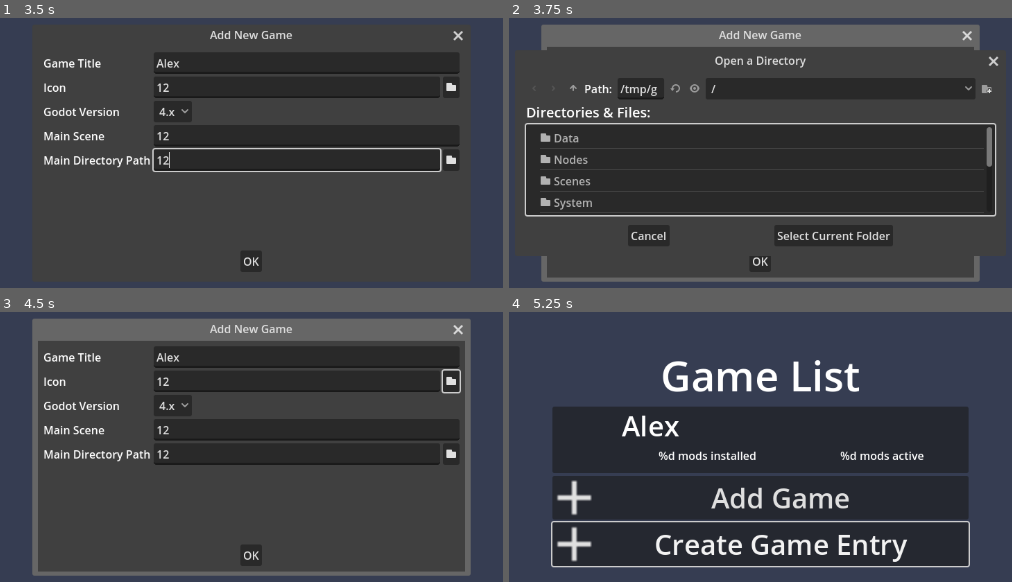
Above: before the commit, frames 1-4 (two rows, left to right).
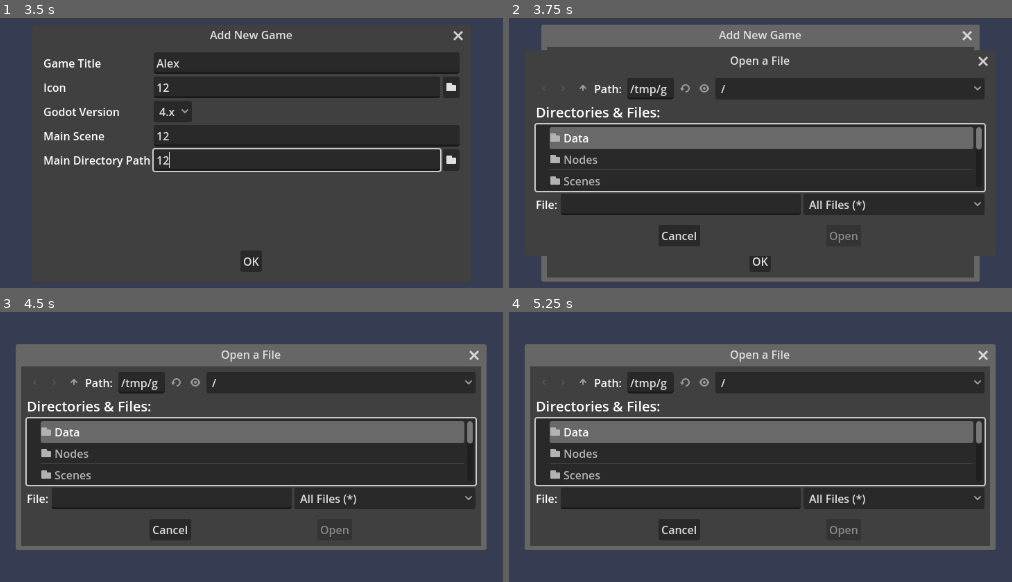
Above: after the commit, the same moments.

Repository: KoBeWi/Godot-Universal-Mod-Manager
Game: Godot game, scene res://Scenes/Main.tscn
The game is run twice, just before and just after one commit, with the same random seed, the same clock (stepped at 60 frames per second) and the same inputs.
Inputs (mouse positions are in pixels of both pictures, inside the frame that each line leads up to):
- Up to frame 1 (3.5 s): click "Add Game" at 0.5 s; click "Create Game Entry" at 1.25 s; click (306, 63) at 2.02 s; type "Alex" at 2.1 s; click (296, 88) at 2.25 s; type "12" at 2.33 s; click (306, 136) at 2.48 s; type "12" at 2.57 s; click (296, 161) at 2.77 s; type "12" at 2.85 s
- Up to frame 2 (3.75 s): click (961, 88) at 3.5 s
- Up to frame 3 (4.5 s): click "Select Current Folder" (after the commit: "OK") at 4.25 s
- Up to frame 4 (5.25 s): click (760, 555) at 5 s, where only the run before the commit has a clickable "OK"

Frame 1 is identical in both runs. In frame 2, 12% of the frame differs, in the area x 2-98%, y 14-84%; in frame 3, 33%; in frame 4, 48%, in the area x 3-97%, y 11-95%.
Error after the commit: Cannot call method 'resize' on a null value. (res://Scenes/Main.gd:86)

Commit message:
Misc fixes related to paths

Diff:
--- a/Scenes/Main.gd
+++ b/Scenes/Main.gd
@@ -55,22 +55,21 @@
 	$CreateGame.get_ok_button().disabled = not error.is_empty()
 
 func create_pick_icon() -> void:
-	## zbugowane
-	$FileDialog.mode = FileDialog.FILE_MODE_OPEN_FILE
+	$FileDialog.file_mode = FileDialog.FILE_MODE_OPEN_FILE
 	$FileDialog.popup_centered_ratio(0.4)
 
 func create_pick_directory() -> void:
 	directory_mode = DIRECTORY_CREATE_GAME
-	$FileDialog.mode = FileDialog.FILE_MODE_OPEN_DIR
+	$FileDialog.file_mode = FileDialog.FILE_MODE_OPEN_DIR
 	$FileDialog.popup_centered_ratio(0.4)
 
 func on_directory_selected(dir: String) -> void:
 	match directory_mode:
 		DIRECTORY_CREATE_GAME:
-			%CreateDirectory.text = dir
+			set_text(%CreateDirectory, dir)
 
 func on_file_selected(path: String) -> void:
-	%CreateIcon.text = path
+	set_text(%CreateIcon, path)
 
 func create_game_entry() -> void:
 	var entry := preload("res://Data/GameDescriptor.gd").new()
@@ -83,7 +82,9 @@
 	entry.save_data(entry_path)
 
 	if not %CreateIcon.text.is_empty():
-		DirAccess.copy_absolute(%CreateIcon.text, entry_path.path_join("icon." + %CreateIcon.text.get_extension()))
+		var image := Image.load_from_file(%CreateIcon.text)
+		image.resize(80, 80, Image.INTERPOLATE_LANCZOS)
+		image.save_png(entry_path.path_join("icon.png"))
 
 	var entry_data := {entry_path = entry_path, game_path = %CreateDirectory.text}
 	Registry.games.append(entry_data)
@@ -99,3 +100,7 @@
 func open_game(path: String):
 	get_tree().set_meta(&"current_game", path)
 	get_tree().change_scene_to_file("res://Scenes/Game.tscn")
+
+func set_text(edit: LineEdit, text: String):
+	edit.text = text
+	edit.text_changed.emit(text)
--- a/Scenes/Main.tscn
+++ b/Scenes/Main.tscn
@@ -136,7 +136,9 @@
 
 [node name="FileDialog" type="FileDialog" parent="."]
 title = "Open a Directory"
-ok_button_text = "Wybierz bieżący katalog"
+size = Vector2i(452, 162)
+exclusive = false
+ok_button_text = "Select Current Folder"
 file_mode = 2
 access = 2
 
Not shown, changed: TODO.txt
Not shown, changed: Textures/Add.svg.import
